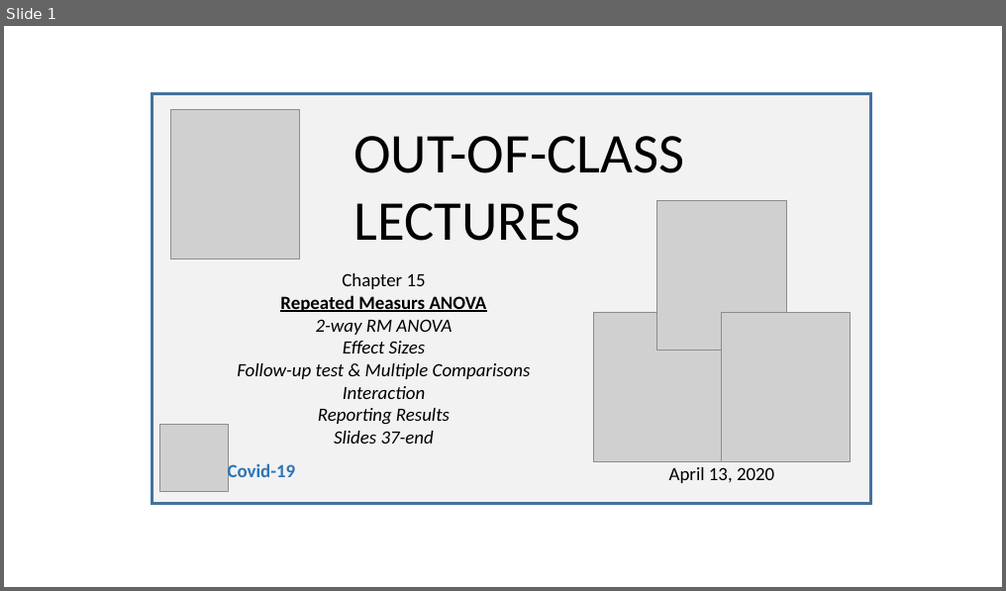
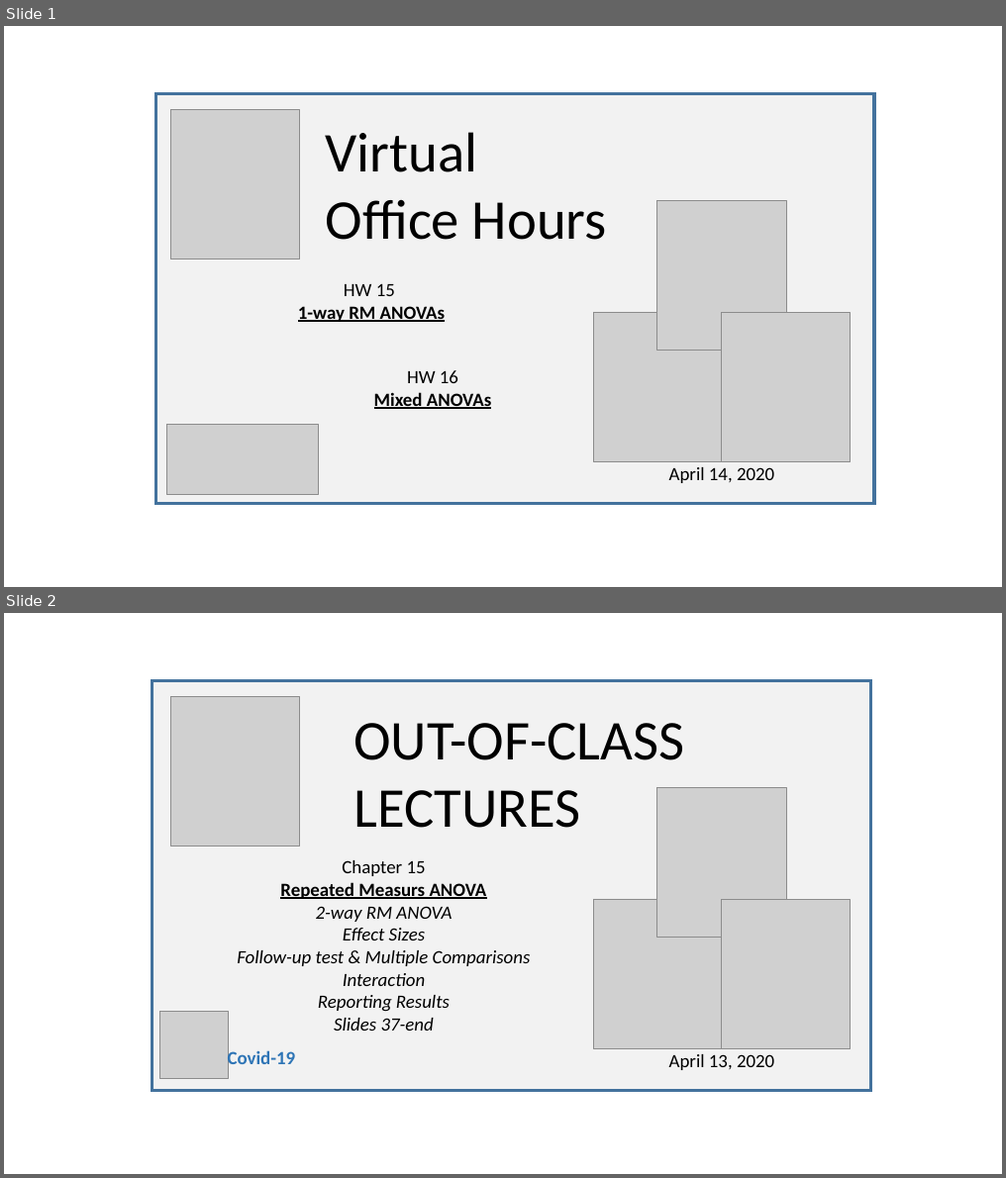
Before and after one commit to SarBearSchwartz/SarBearSchwartz.github.io, a slide deck: static/img/youtube_thumbnails/video_thumbnail_building.pptx. Shown one above the other, each under a label of ours: slide 1 before the commit, slides 1 and 2 after it. The pictures are 1006x591 and 1006x1178 pixels, drawn with LibreOffice and Linux fonts; fonts in the diff are those of the drawing; grey boxes stand for pictures. Boxes give left, top, right and bottom in pixels: in the first picture for what was removed or moved away, otherwise in the second. Text is boxed around its words. In the diff, an @@ line names an element or a change of style, - is before the commit and + after.

```diff
--- a/static/img/youtube_thumbnails/video_thumbnail_building.pptx
+++ b/static/img/youtube_thumbnails/video_thumbnail_building.pptx
@@ slide 1 added at [4, 26, 1002, 587], background #FFFFFF @@
@@ rectangle added at [156, 93, 874, 503], fill #F2F2F2, outline #43739E 3 pt @@
@@ picture added at [171, 110, 300, 260] @@
@@ text added at [326, 132, 607, 240], 54 pt, text #000000 @@
+Virtual
+Office Hours
@@ picture added at [657, 201, 787, 351] @@
@@ text added at [298, 283, 445, 322], 18 pt, text #000000, bold, underline @@
+HW 15
+1-way RM ANOVAs
@@ picture added at [593, 312, 723, 462] @@
@@ picture added at [721, 313, 850, 463] @@
@@ text added at [374, 371, 491, 409], 18 pt, text #000000, bold, underline @@
+HW 16
+Mixed ANOVAs
@@ picture added at [166, 425, 319, 494] @@
@@ text added at [669, 468, 774, 483], 18 pt, text #000000 @@
+April 14, 2020
@@ what was slide 1 is now slide 2 @@
```
Also in this commit, not shown: 1 other file.
